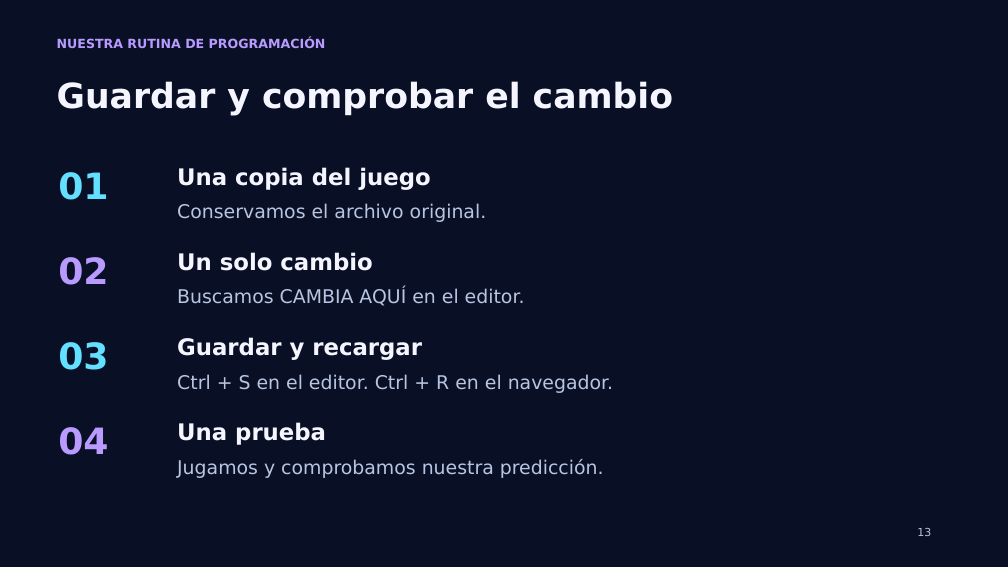
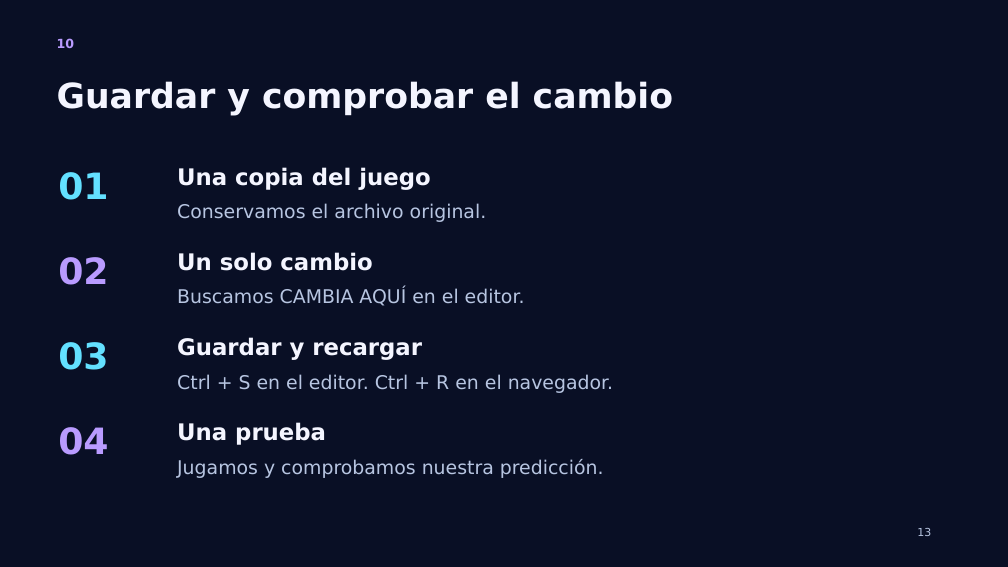
Before and after one commit to PaoloPelaezVillanueva/wie-chincha, a slide deck: slide 10 of Mision_WIE_Chincha_Taller.pptx (slide 13 before the commit). Drawn at 1008x567 pixels with LibreOffice and Linux fonts; fonts in the diff are those of the drawing. Boxes give left, top, right and bottom in pixels: in the first picture for what was removed or moved away, otherwise in the second. Text is boxed around its words. In the diff, an @@ line names an element or a change of style, - is before the commit and + after.

```diff
--- a/Mision_WIE_Chincha_Taller.pptx
+++ b/Mision_WIE_Chincha_Taller.pptx
@@ text at (57, 38, 74, 48): text changed @@
-NUESTRA RUTINA DE PROGRAMACIÓN
+10
```
Also in this commit, not shown: 4 other slides changed, 3 slides removed, 4 other files.
